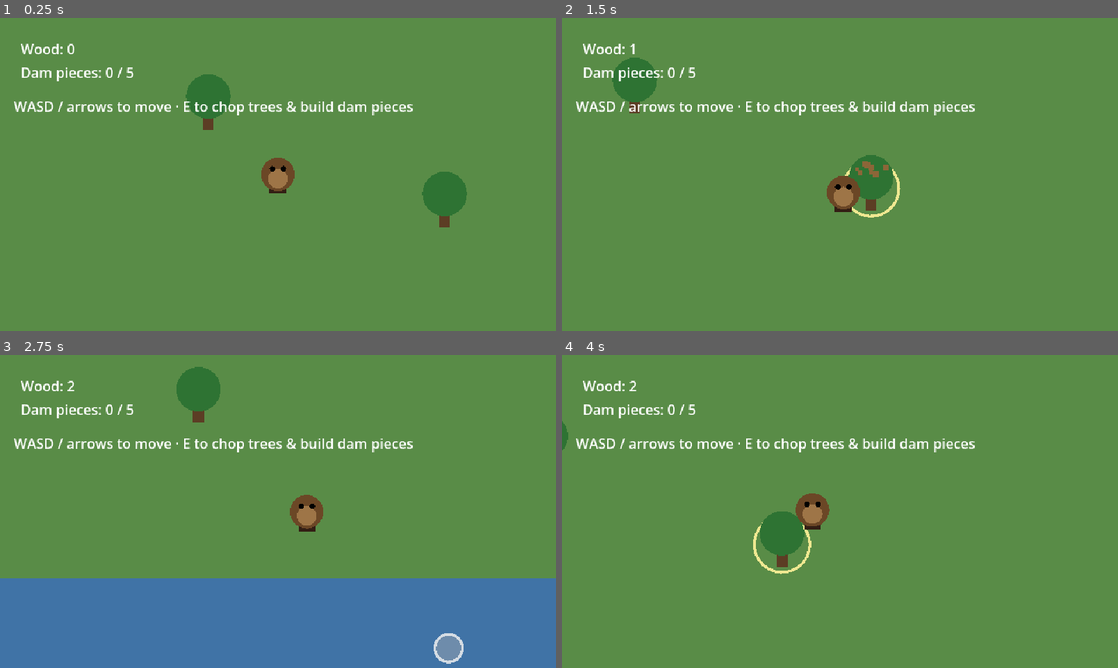
Above: before the commit, frames 1-4 (two rows, left to right).
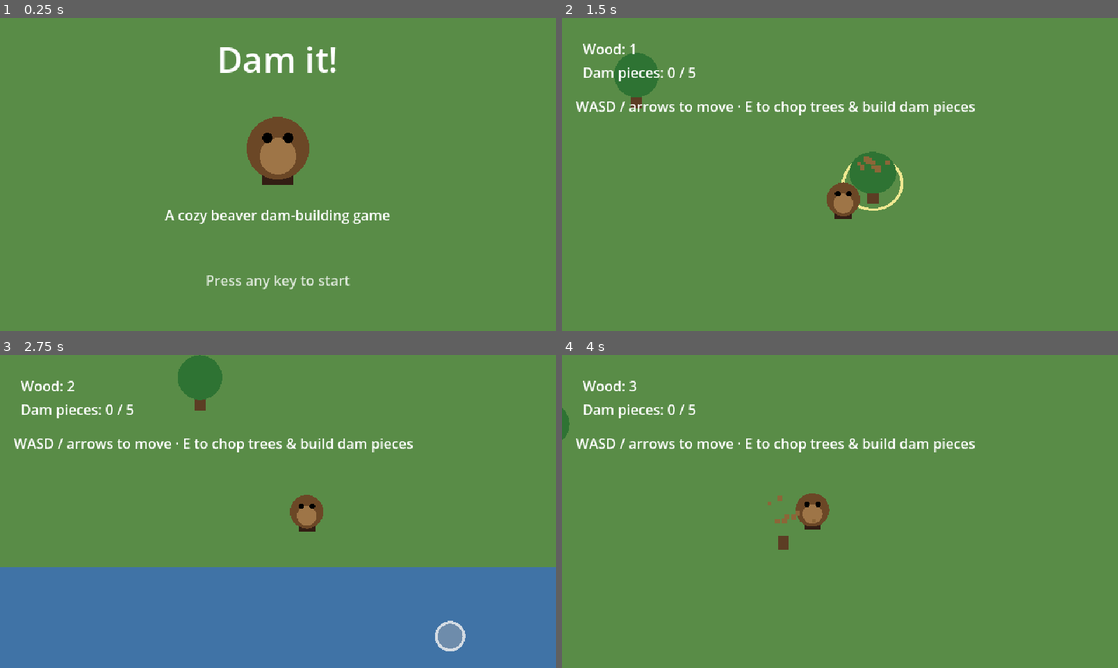
Above: after the commit, the same moments.

Repository: CrowderSoup/dam-it
Game: Godot game, scene res://scenes/ui/title_screen.tscn
Two runs of this game, one before a commit and one after it. Both use one fixed random seed, a clock stepped at 60 frames per second and the inputs below. Before the commit the project starts from res://scenes/main/main.tscn.
Inputs:
- Up to frame 1 (0.25 s): no input
- Up to frame 2 (1.5 s): tap Enter at 0.5 s; hold D (move_right) 0.53-1.28 s; hold E (interact) 0.53-1.28 s; tap Space at 0.77 s; hold S (move_down) from 1.28 s (still down); tap E (interact) at 1.35 s
- Up to frame 3 (2.75 s): tap Space at 1.52 s; release S (move_down) at 2.03 s; hold D (move_right) from 2.03 s (still down); hold E (interact) from 2.03 s (still down)
- Up to frame 4 (4 s): release D (move_right) at 2.78 s; release E (interact) at 2.78 s; hold W (move_up) 2.78-3.53 s; tap E (interact) at 2.85 s; tap Space at 3.02, 3.77 s; hold A (move_left) from 3.53 s (still down); hold E (interact) from 3.53 s (still down)

The runs differ from the first frame. In frame 1, 6.8% of the frame differs, in the area x 2-84%, y 8-87%; in frame 2, 1.4%; in frame 3, 4.7%; in frame 4, 1.3%.

Commit message:
Add title screen, gamepad support, decorative scenery, tree-chop shake
- Title screen ("Dam it!" + pulsing "press any key to start") is now the
  entry point, transitioning into the playable level on any input.
- Gamepad support: d-pad/left-stick movement, A to interact, Start to
  restart, alongside the existing keyboard bindings.
- Purely-visual rock/bush decorations scattered around the level for
  variety (no collision, no interaction).
- Trees now squash/stretch briefly on each chop for extra feedback.

Fixed a GDScript static-analysis error in the title screen's input
handling (boolean expression mixing `is` checks with property access
couldn't infer a type); rewritten using InputEvent.is_pressed() instead.

Verified headless (import + expanded smoke-test scene covering the full
loop, highlighting, and all key/joypad bindings) and visually via a
screenshot of the rendered title screen.

Co-Authored-By: Claude Sonnet 5 <noreply@anthropic.com>
Claude-Session: https://claude.ai/code/session_019gEuy3hZMpkfR1EVvbAP8s

Diff:
--- a/project.godot
+++ b/project.godot
@@ -12,7 +12,7 @@
 
 config/name="Dam it!"
 config/description="A cozy builder game where you play as a beaver building dams."
-run/main_scene="res://scenes/main/main.tscn"
+run/main_scene="res://scenes/ui/title_screen.tscn"
 config/features=PackedStringArray("4.7", "GL Compatibility")
 config/icon="res://icon.svg"
 
--- a/scenes/main/main.tscn
+++ b/scenes/main/main.tscn
@@ -1,10 +1,11 @@
-[gd_scene load_steps=6 format=3]
+[gd_scene load_steps=7 format=3]
 
 [ext_resource type="Script" path="res://scenes/main/main.gd" id="1"]
 [ext_resource type="PackedScene" path="res://scenes/player/player.tscn" id="2"]
 [ext_resource type="PackedScene" path="res://scenes/world/tree.tscn" id="3"]
 [ext_resource type="PackedScene" path="res://scenes/world/dam_slot.tscn" id="4"]
 [ext_resource type="PackedScene" path="res://scenes/ui/hud.tscn" id="5"]
+[ext_resource type="PackedScene" path="res://scenes/world/decoration.tscn" id="6"]
 
 [node name="Main" type="Node2D"]
 script = ExtResource("1")
@@ -19,6 +20,33 @@
 offset_right = 1400.0
 offset_bottom = 450.0
 color = Color(0.25, 0.45, 0.65, 1)
+
+[node name="Decorations" type="Node2D" parent="."]
+
+[node name="Rock1" parent="Decorations" instance=ExtResource("6")]
+position = Vector2(80, 350)
+
+[node name="Rock2" parent="Decorations" instance=ExtResource("6")]
+position = Vector2(700, 120)
+
+[node name="Rock3" parent="Decorations" instance=ExtResource("6")]
+position = Vector2(950, 700)
+
+[node name="Bush1" parent="Decorations" instance=ExtResource("6")]
+kind = 1
+position = Vector2(420, 480)
+
+[node name="Bush2" parent="Decorations" instance=ExtResource("6")]
+kind = 1
+position = Vector2(900, 250)
+
+[node name="Bush3" parent="Decorations" instance=ExtResource("6")]
+kind = 1
+position = Vector2(150, 720)
+
+[node name="Bush4" parent="Decorations" instance=ExtResource("6")]
+kind = 1
+position = Vector2(1300, 450)
 
 [node name="Trees" type="Node2D" parent="."]
 
--- /dev/null
+++ b/scenes/ui/title_screen.gd
@@ -0,0 +1,14 @@
+extends Node2D
+
+@onready var prompt: Label = $Prompt
+
+func _ready() -> void:
+	var tween := create_tween().set_loops()
+	tween.tween_property(prompt, "modulate:a", 0.35, 0.8)
+	tween.tween_property(prompt, "modulate:a", 1.0, 0.8)
+
+func _unhandled_input(event: InputEvent) -> void:
+	if event is InputEventKey and event.echo:
+		return
+	if event.is_pressed():
+		get_tree().change_scene_to_file("res://scenes/main/main.tscn")
--- /dev/null
+++ b/scenes/ui/title_screen.tscn
@@ -0,0 +1,42 @@
+[gd_scene load_steps=3 format=3]
+
+[ext_resource type="Script" path="res://scenes/ui/title_screen.gd" id="1"]
+[ext_resource type="Script" path="res://scenes/player/player_visual.gd" id="2"]
+
+[node name="TitleScreen" type="Node2D"]
+script = ExtResource("1")
+
+[node name="Background" type="ColorRect" parent="."]
+offset_right = 640.0
+offset_bottom = 360.0
+color = Color(0.35, 0.55, 0.28, 1)
+
+[node name="Beaver" type="Node2D" parent="."]
+position = Vector2(320, 150)
+scale = Vector2(3, 3)
+script = ExtResource("2")
+
+[node name="Title" type="Label" parent="."]
+offset_left = 70.0
+offset_top = 20.0
+offset_right = 570.0
+offset_bottom = 70.0
+theme_override_font_sizes/font_size = 40
+horizontal_alignment = 1
+text = "Dam it!"
+
+[node name="Subtitle" type="Label" parent="."]
+offset_left = 70.0
+offset_top = 215.0
+offset_right = 570.0
+offset_bottom = 245.0
+horizontal_alignment = 1
+text = "A cozy beaver dam-building game"
+
+[node name="Prompt" type="Label" parent="."]
+offset_left = 70.0
+offset_top = 290.0
+offset_right = 570.0
+offset_bottom = 320.0
+horizontal_alignment = 1
+text = "Press any key to start"
--- /dev/null
+++ b/scenes/world/decoration.gd
@@ -0,0 +1,17 @@
+extends Node2D
+## Purely visual scenery - no collision, no interaction. Adds variety to the
+## grass without needing any art assets.
+
+enum Kind { ROCK, BUSH }
+
+@export var kind: Kind = Kind.ROCK
+
+func _draw() -> void:
+	match kind:
+		Kind.ROCK:
+			draw_circle(Vector2.ZERO, 10, Color(0.55, 0.55, 0.58))
+			draw_circle(Vector2(-3, -3), 4, Color(0.68, 0.68, 0.7))
+		Kind.BUSH:
+			draw_circle(Vector2(-7, 2), 8, Color(0.2, 0.48, 0.24))
+			draw_circle(Vector2(7, 2), 8, Color(0.22, 0.5, 0.26))
+			draw_circle(Vector2(0, -5), 9, Color(0.24, 0.52, 0.28))
--- /dev/null
+++ b/scenes/world/decoration.tscn
@@ -0,0 +1,6 @@
+[gd_scene load_steps=2 format=3]
+
+[ext_resource type="Script" path="res://scenes/world/decoration.gd" id="1"]
+
+[node name="Decoration" type="Node2D"]
+script = ExtResource("1")
--- a/scenes/world/tree.gd
+++ b/scenes/world/tree.gd
@@ -42,9 +42,16 @@
 	GameState.add_wood(WOOD_YIELD)
 	Sfx.play_chop()
 	Fx.burst(global_position, Color(0.55, 0.4, 0.22), 8)
+	_shake()
 	queue_redraw()
 	if hits_taken >= HITS_TO_FELL:
 		_fell()
+
+func _shake() -> void:
+	scale = Vector2.ONE
+	var tween := create_tween()
+	tween.tween_property(self, "scale", Vector2(1.15, 0.85), 0.06)
+	tween.tween_property(self, "scale", Vector2.ONE, 0.12)
 
 func _fell() -> void:
 	felled = true
--- a/scripts/autoload/input_setup.gd
+++ b/scripts/autoload/input_setup.gd
@@ -10,6 +10,18 @@
 	_bind("move_right", KEY_D, KEY_RIGHT)
 	_bind("interact", KEY_E, KEY_SPACE)
 	_bind("restart", KEY_R)
+
+	_add_joy_button("move_up", JOY_BUTTON_DPAD_UP)
+	_add_joy_button("move_down", JOY_BUTTON_DPAD_DOWN)
+	_add_joy_button("move_left", JOY_BUTTON_DPAD_LEFT)
+	_add_joy_button("move_right", JOY_BUTTON_DPAD_RIGHT)
+	_add_joy_button("interact", JOY_BUTTON_A)
+	_add_joy_button("restart", JOY_BUTTON_START)
+
+	_add_joy_axis("move_up", JOY_AXIS_LEFT_Y, -1.0)
+	_add_joy_axis("move_down", JOY_AXIS_LEFT_Y, 1.0)
+	_add_joy_axis("move_left", JOY_AXIS_LEFT_X, -1.0)
+	_add_joy_axis("move_right", JOY_AXIS_LEFT_X, 1.0)
 
 func _bind(action_name: String, primary: Key, secondary: Key = KEY_NONE) -> void:
 	if InputMap.has_action(action_name):
@@ -30,3 +42,14 @@
 	var logical_event := InputEventKey.new()
 	logical_event.keycode = key
 	InputMap.action_add_event(action_name, logical_event)
+
+func _add_joy_button(action_name: String, button: JoyButton) -> void:
+	var event := InputEventJoypadButton.new()
+	event.button_index = button
+	InputMap.action_add_event(action_name, event)
+
+func _add_joy_axis(action_name: String, axis: JoyAxis, axis_sign: float) -> void:
+	var event := InputEventJoypadMotion.new()
+	event.axis = axis
+	event.axis_value = axis_sign
+	InputMap.action_add_event(action_name, event)
Not shown, added: scenes/ui/title_screen.gd.uid
Not shown, added: scenes/world/decoration.gd.uid
Not shown, changed: README.md
